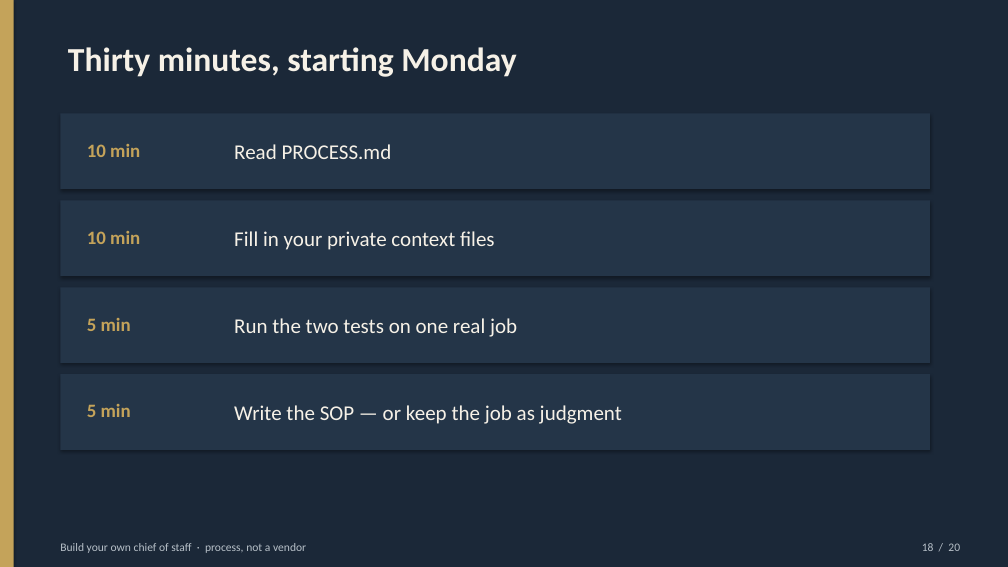
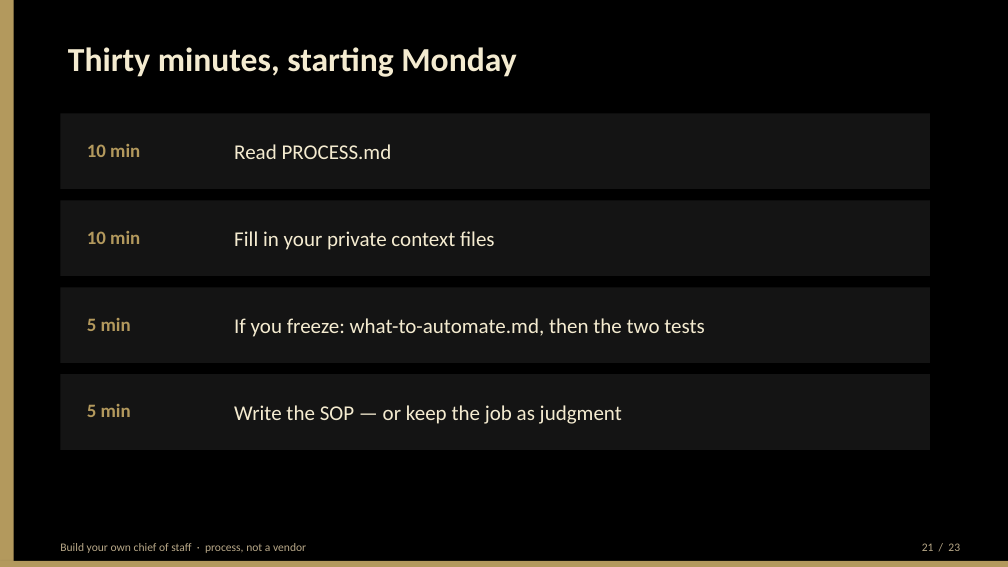
Before and after one commit to BittahCriminal/build-your-own-chief-of-staff, a slide deck: slide 21 of slides/building-your-own-chief-of-staff.pptx (slide 18 before the commit). Drawn at 1008x567 pixels with LibreOffice and Linux fonts; fonts in the diff are those of the drawing. Boxes give left, top, right and bottom in pixels: in the first picture for what was removed or moved away, otherwise in the second. Text is boxed around its words. In the diff, an @@ line names an element or a change of style, - is before the commit and + after.

Commit message:
Add the freeze-and-fail thought process; restyle the deck black and gold.
Nate's stall modes (core-first, blob-as-one-job, false success) become process prompts and three talk slides. Palette is black/gold only — no marks.

```diff
--- a/slides/building-your-own-chief-of-staff.pptx
+++ b/slides/building-your-own-chief-of-staff.pptx
@@ rectangle at bbox=[0, 0, 1008, 567]: fill #1B2838 to #000000 @@
@@ rectangle at bbox=[0, 0, 14, 567]: fill #C4A35A to #B3995D @@
@@ text at bbox=[234, 318, 705, 337]: text changed; text colour #F6F1E7 to #F4EBD0 @@
-Run the two tests on one real job
+If you freeze: what-to-automate.md, then the two tests
@@ fill #243548 to #141414 in 4 elements at bbox=[60, 113, 930, 189], bbox=[60, 200, 930, 276], bbox=[60, 287, 930, 363], bbox=[60, 374, 930, 450] @@
@@ text colour #C4A35A to #B3995D in 4 elements at bbox=[87, 144, 140, 157], bbox=[87, 231, 140, 244], bbox=[87, 318, 131, 331], bbox=[87, 404, 131, 417] @@
@@ text colour #F6F1E7 to #F4EBD0 in 4 elements at bbox=[68, 47, 516, 77], bbox=[234, 144, 392, 159], bbox=[234, 231, 495, 250], bbox=[234, 405, 622, 424] @@
@@ text "Build your own chief of ..." at bbox=[60, 543, 306, 553]: text colour #B7C0C8 to #B8A888 @@
@@ rectangle added at bbox=[0, 561, 1008, 567], fill #B3995D @@
@@ text at bbox=[922, 543, 960, 551]: text changed; text colour #B7C0C8 to #B8A888 @@
-18 / 20
+21 / 23
```
Also in this commit, not shown: 19 other slides changed, 3 slides added, 8 other files.
